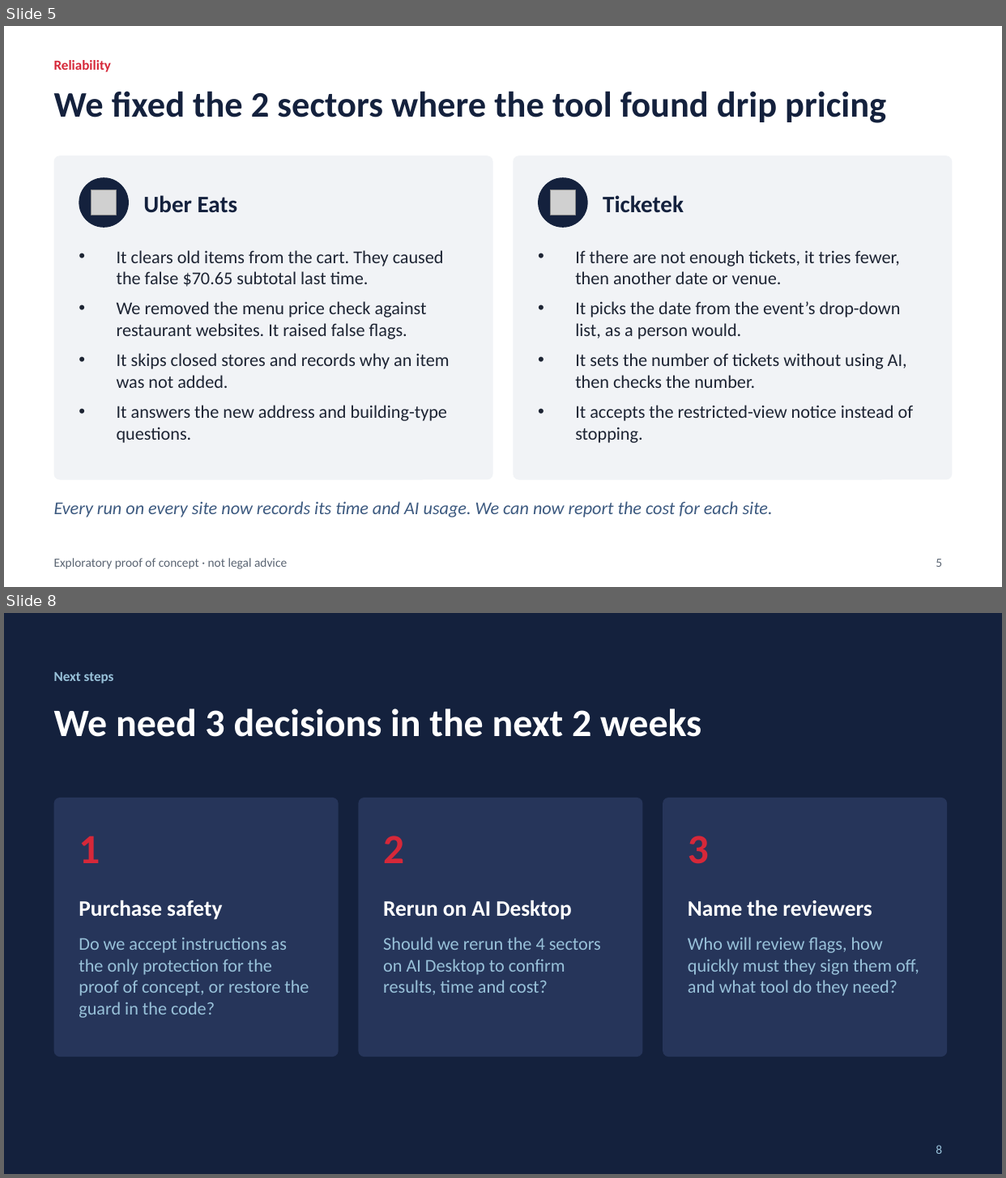
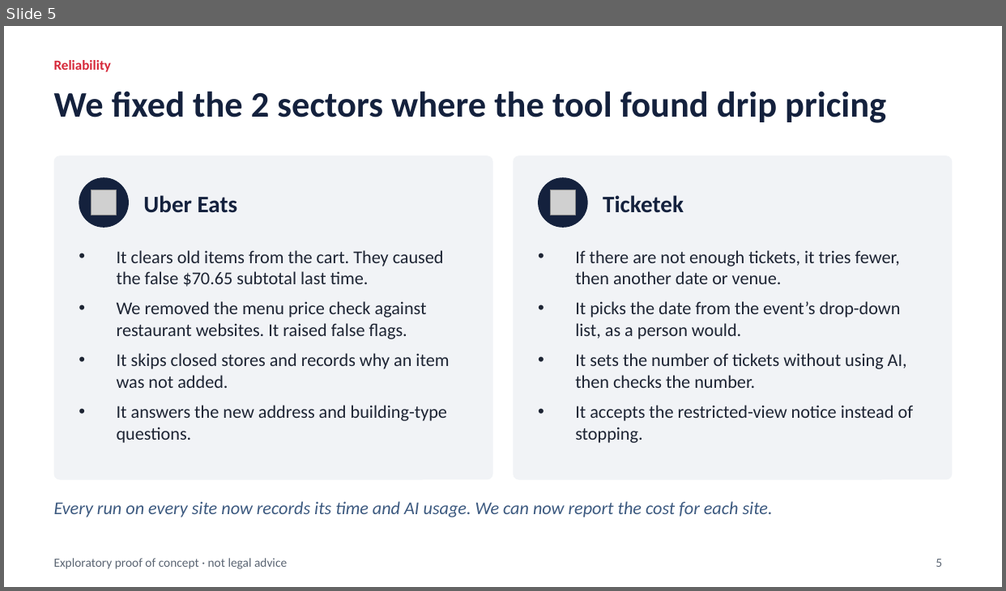
Before and after one commit to roflov2/browser-automation, a slide deck: docs/Drip_Pricing_PoC_update_2026-11-24.pptx. Shown one above the other, each under a label of ours: slides 5 and 8 before the commit, slide 5 after it; the slides between them are not shown. The pictures are 1006x1178 and 1006x591 pixels, drawn with LibreOffice and Linux fonts; fonts in the diff are those of the drawing; grey boxes stand for pictures. Boxes give left, top, right and bottom in pixels: in the first picture for what was removed or moved away, otherwise in the second. Text is boxed around its words. In the diff, an @@ line names an element or a change of style, - is before the commit and + after.

```diff
--- a/docs/Drip_Pricing_PoC_update_2026-11-24.pptx
+++ b/docs/Drip_Pricing_PoC_update_2026-11-24.pptx
@@ slide 8 removed at (4,613,1002,1174), background #14213D @@
@@ text removed at (54,672,114,683) @@
-Next steps
@@ title removed at (54,709,701,737) @@
-We need 3 decisions in the next 2 weeks
@@ rounded rectangle removed at (54,798,339,1057) @@
@@ rounded rectangle removed at (358,798,642,1057) @@
@@ rounded rectangle removed at (663,798,947,1057) @@
@@ text removed at (79,836,100,863) @@
-1
@@ text removed at (383,836,404,863) @@
-2
@@ text removed at (688,836,709,864) @@
-3
@@ text removed at (79,901,222,920) @@
-Purchase safety
@@ text removed at (383,901,571,920) @@
-Rerun on AI Desktop
@@ text removed at (688,901,872,916) @@
-Name the reviewers
@@ text removed at (79,938,309,1018) @@
-Do we accept instructions as the only protection for the proof of concept, or restore the guard in the code?
@@ text removed at (383,937,601,995) @@
-Should we rerun the 4 sectors on AI Desktop to confirm results, time and cost?
@@ text removed at (688,937,919,996) @@
-Who will review flags, how quickly must they sign them off, and what tool do they need?
@@ page number removed at (936,1145,942,1154) @@
-8
```
Also in this commit, not shown: 2 slides changed, 2 other slides removed.
